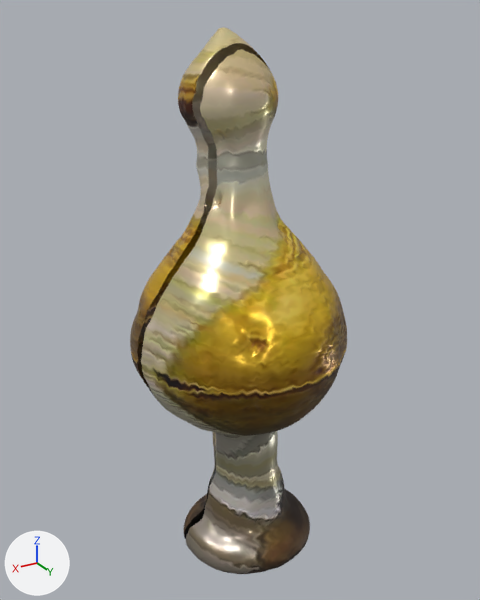
What one commit did to the glTF model public/models/alkafeel/kfl-2292.glb.
Rendered twice from a 50 mm camera at (0.574, 0.958, 0.512) aimed at (-0.008, -0.011, 0.027). Lighting does not change. The marker at lower left points along +X, +Y and +Z. The older version comes first.

Objects in the first picture: 'geometry_0'.
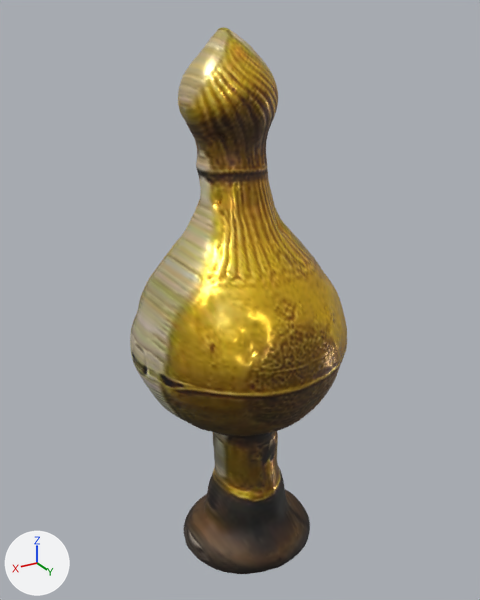
Pixel boxes (x1, y1, x2, y2) of what changed, in the pictures (480 x 600 px; the box of a moved part takes in the faces that stretch with it):
part 1 of me_geometry_0, moved or reshaped: before (135, 37, 288, 545); after (135, 37, 287, 545)
part 2 of me_geometry_0, surface changed (yellow to brown): (130, 27, 347, 574) in both
part 3 of me_geometry_0, recoloured (yellow to brown): (130, 27, 347, 574) in both

Diff of the bpy script that builds the scene:
```diff
--- a/public/models/alkafeel/kfl-2292.glb.py
+++ b/public/models/alkafeel/kfl-2292.glb.py
@@ mat_alkafeel_watertight_pbr @@
+mat_alkafeel_watertight_pbr = bpy.data.materials.new('AlKafeel_Watertight_PBR')
+# uses the picture img_image_0
+# uses the picture img_image_1
+# uses the picture img_image_2
@@ me_geometry_0 @@
 # used by ob_geometry_0; location = (0.0, 0.0, 0.0)
-me_geometry_0.from_pydata(...)  # 14082 vertices, 27492 faces; spans x -0.202..0.201, y -0.203..0.201, z -0.499..0.492
+me_geometry_0.from_pydata(...)  # 13748 vertices, 27492 faces; spans x -0.202..0.201, y -0.203..0.201, z -0.499..0.492
+# me_geometry_0 part 1: 980 vertices moved from x -0.202..0.201, y -0.02..0.02, z -0.498..0.471 to x -0.202..0.2, y -0.02..0.019, z -0.498..0.47; 708 vertices removed from x -0.202..0.201, y -0.02..0.02, z -0.499..0.474; 374 vertices added at x -0.202..0.201, y -0.019..0.019, z -0.499..0.474
+# me_geometry_0 part 2: 25447 kept faces spanning x -0.202..0.2, y -0.203..0.201, z -0.499..0.492 get new texture (UV) coordinates
+# me_geometry_0 part 3: 25933 faces spanning x -0.202..0.2, y -0.203..0.201, z -0.499..0.492 switch from mat_alkafeel_hd_pbr to mat_alkafeel_watertight_pbr
```
